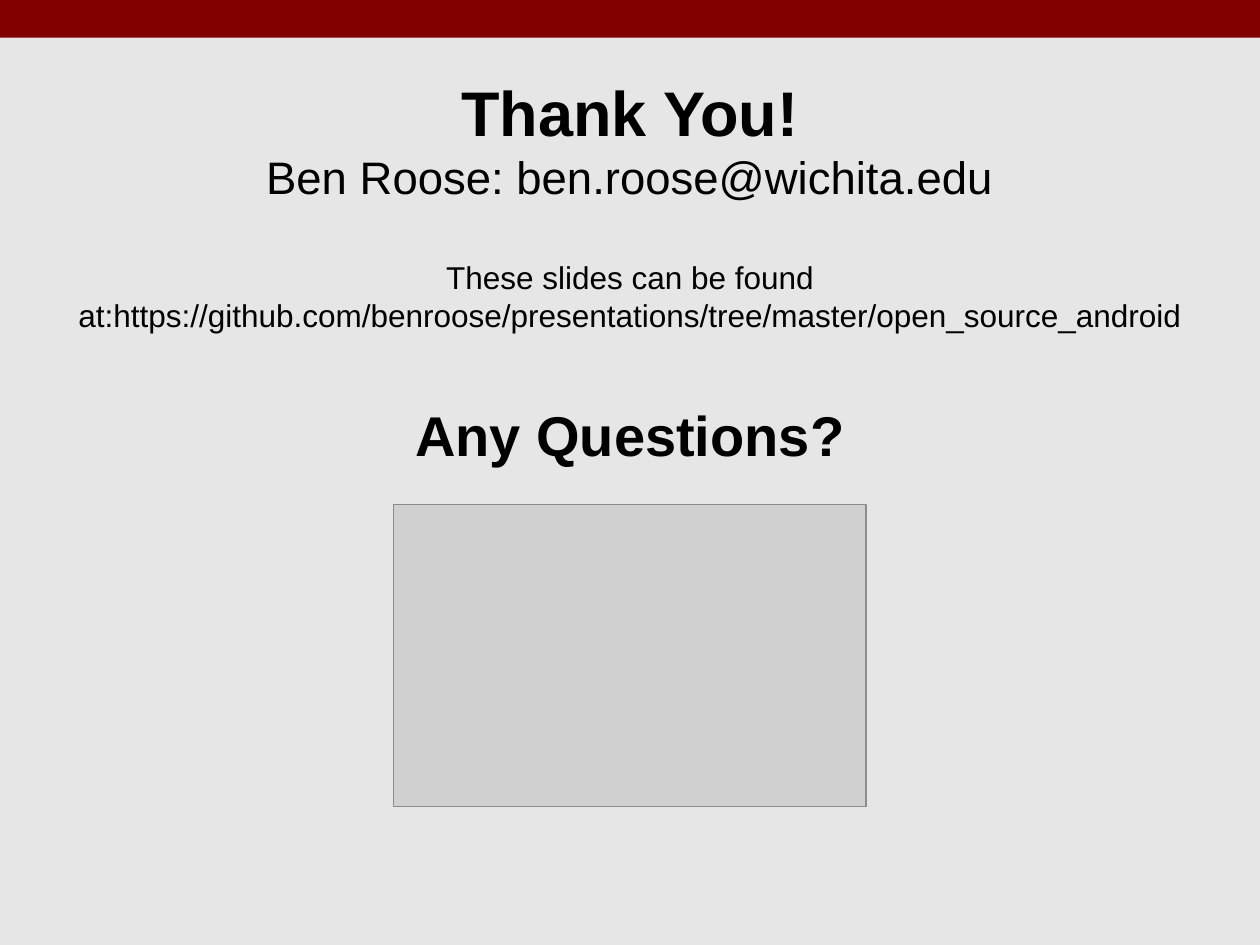
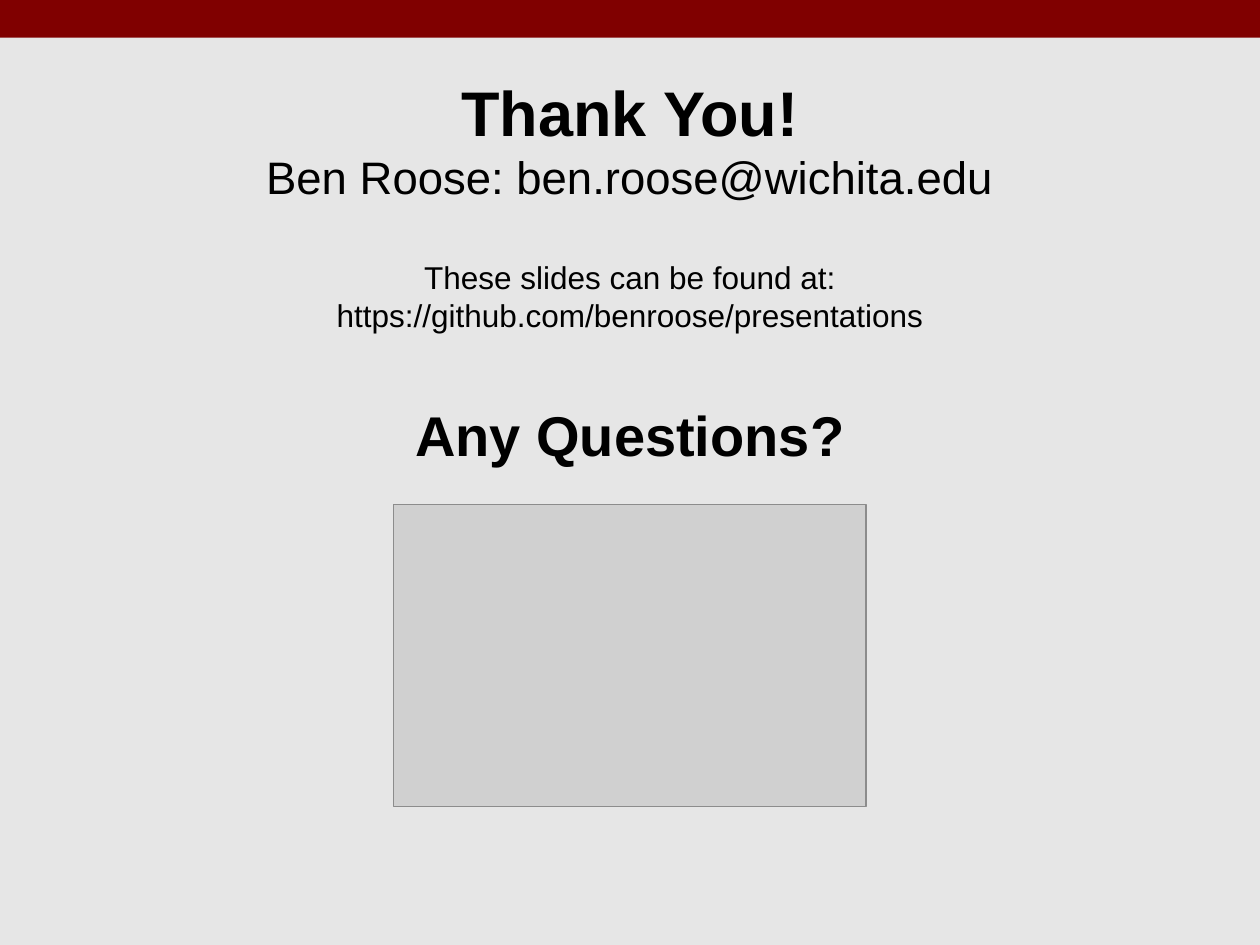
Before and after one commit to benroose/presentations, a slide deck: slide 25 of open_source_android/KLF17_Open_Source_Android.odp (slide 24 before the commit). Drawn at 1260x945 pixels with LibreOffice and Linux fonts; fonts in the diff are those of the drawing; grey boxes stand for pictures. Boxes give left, top, right and bottom in pixels: in the first picture for what was removed or moved away, otherwise in the second. Text is boxed around its words. In the diff, an @@ line names an element or a change of style, - is before the commit and + after.

Commit message:
updates to android pres slides

```diff
--- a/open_source_android/KLF17_Open_Source_Android.odp
+++ b/open_source_android/KLF17_Open_Source_Android.odp
@@ title at bbox=[266, 90, 992, 467]: text changed @@
-Thank You!
-Ben Roose: ben.roose@wichita.edu
-These slides can be found at:https://github.com/benroose/presentations/tree/master/open_source_android
-Any Questions?
+Thank You!
+Ben Roose: ben.roose@wichita.edu
+These slides can be found at:
+https://github.com/benroose/presentations
+Any Questions?
```
Also in this commit, not shown: 1 slide added, 1 other file.
